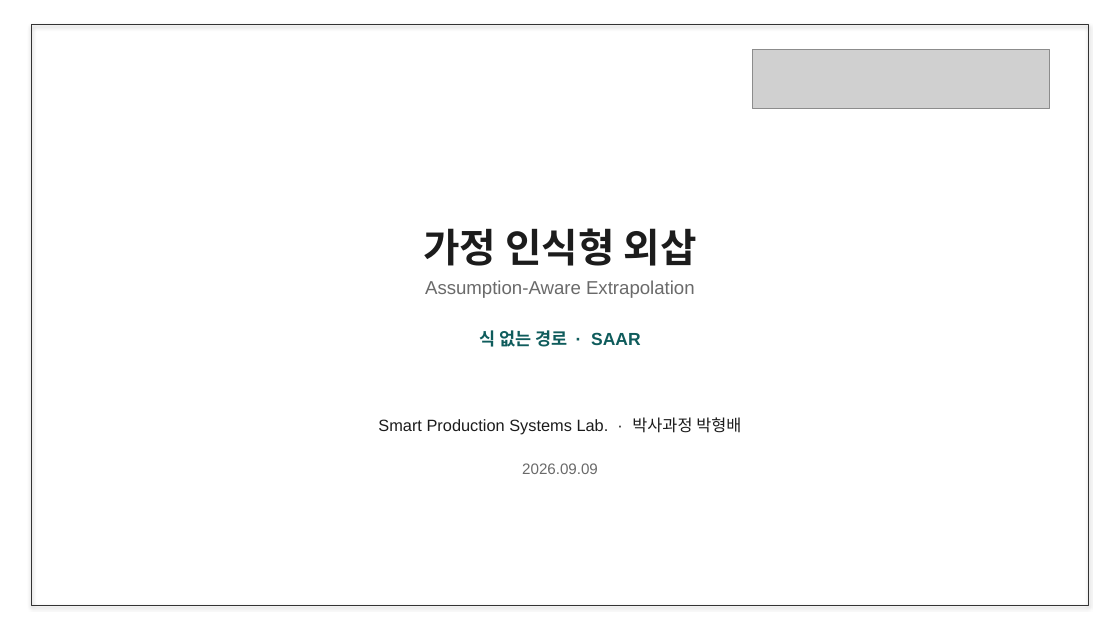
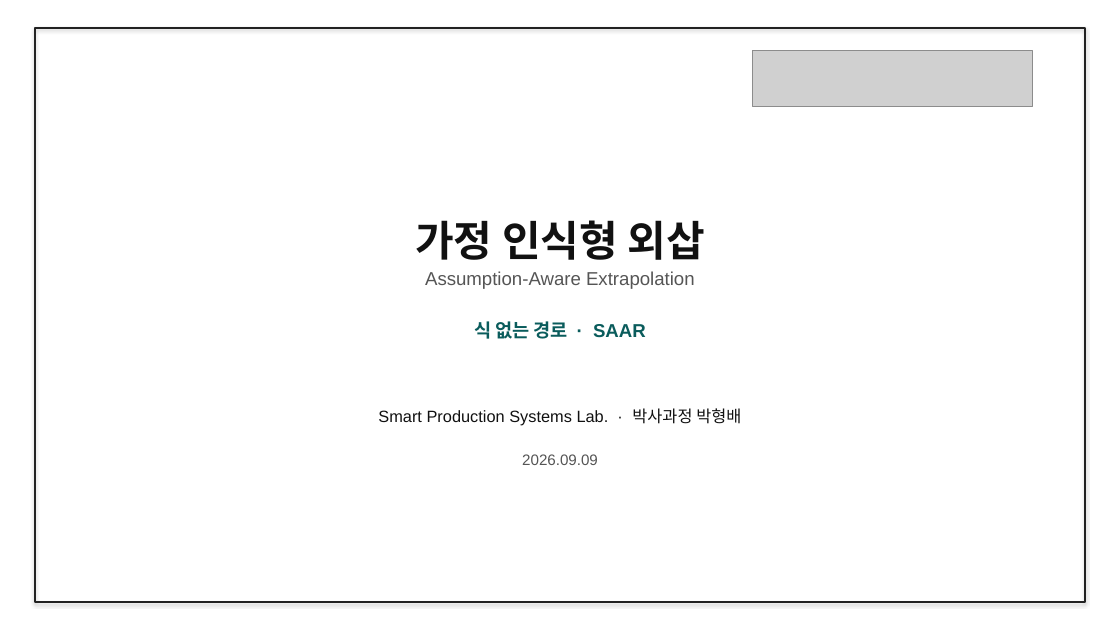
Before and after one commit to amumujs-create/pp_pae_total, a slide deck: slide 1 of output/PP_Research_Detailed_v2.pptx. Drawn at 1120x630 pixels with LibreOffice and Linux fonts; fonts in the diff are those of the drawing; grey boxes stand for pictures. Boxes give left, top, right and bottom in pixels: in the first picture for what was removed or moved away, otherwise in the second. Text is boxed around its words. In the diff, an @@ line names an element or a change of style, - is before the commit and + after.

```diff
--- a/output/PP_Research_Detailed_v2.pptx
+++ b/output/PP_Research_Detailed_v2.pptx
@@ rectangle: place and size @@
-rectangle at (32, 24, 1089, 606)
+rectangle at (35, 28, 1086, 602)
@@ rectangle at (35, 28, 1086, 602): outline #333333 1 pt to #222222 1.25 pt @@
@@ picture: place and size @@
-picture at (753, 49, 1050, 108)
+picture at (753, 50, 1033, 107)
@@ text "가정 인식형 외삽": place and size @@
-text "가정 인식형 외삽" at (423, 228, 697, 266)
+text "가정 인식형 외삽" at (415, 220, 704, 260)
@@ text "가정 인식형 외삽" at (415, 220, 704, 260): size 34 to 36 pt, text colour #1C1C1C to #111111 @@
@@ text "Assumption-Aware Extrapolation": place and size @@
-text "Assumption-Aware Extrapolation" at (425, 280, 695, 298)
+text "Assumption-Aware Extrapolation" at (425, 271, 695, 289)
@@ text "Assumption-Aware Extrapolation" at (425, 271, 695, 289): text colour #6A6A6A to #555555 @@
@@ text "식 없는 경로 · SAAR": place and size @@
-text "식 없는 경로 · SAAR" at (479, 330, 641, 347)
+text "식 없는 경로 · SAAR" at (474, 321, 646, 339)
@@ text "식 없는 경로 · SAAR" at (474, 321, 646, 339): size 15 to 16 pt, text colour #0F5C5C to #0A5C5C @@
@@ text "Smart Production Systems Lab. · ...": place and size @@
-text "Smart Production Systems Lab. · ..." at (378, 417, 741, 435)
+text "Smart Production Systems Lab. · ..." at (378, 408, 741, 426)
@@ text "Smart Production Systems Lab. · ..." at (378, 408, 741, 426): text colour #1C1C1C to #111111 @@
@@ text "2026.09.09" at (522, 454, 598, 465): text colour #6A6A6A to #555555 @@
@@ text "2026.09.09": place and size @@
-text "2026.09.09" at (522, 463, 598, 474)
+text "2026.09.09" at (522, 454, 598, 465)
```
Also in this commit, not shown: 5 other slides changed, 6 slides added, 21 slides removed, 14 other files.
